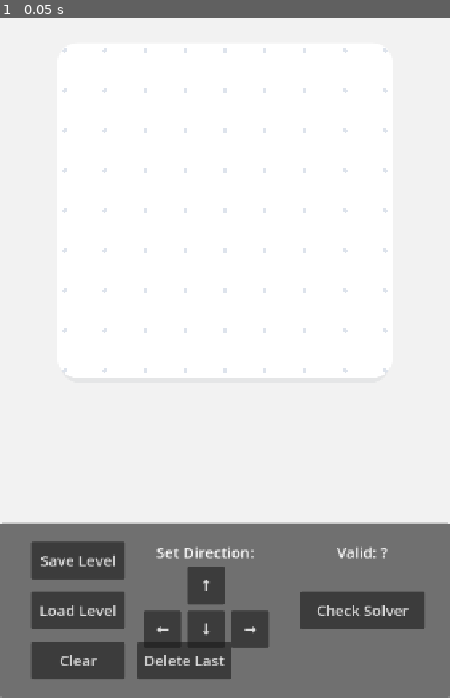
Above: before the commit, frame 1.
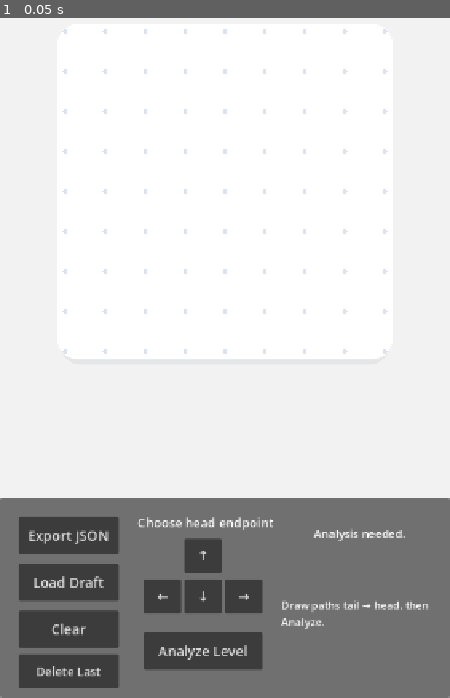
Above: after the commit, the same moment.

Repository: arvindgaikwad/Pathbreak
Game: Godot game, scene res://scenes/LevelEditor.tscn
The game is run twice, just before and just after one commit, with the same random seed, the same clock (stepped at 60 frames per second) and the same inputs. This scene is started directly instead of the project's main scene.
Inputs:
- Up to frame 1 (0.05 s): no input

The runs differ from the first frame. In frame 1, 13% of the frame differs, in the area x 0-100%, y 4-99%.
Error in both runs: Invalid call. Nonexistent function 'update_grid' in base 'Node2D (board_manager.gd)'. (res://scripts/LevelEditor.gd:22)

Commit message:
Expose level studio analysis in editor

Diff:
--- a/scenes/LevelEditor.tscn
+++ b/scenes/LevelEditor.tscn
@@ -14,111 +14,125 @@
 [node name="UI" type="CanvasLayer" parent="."]
 
 [node name="Sidebar" type="Panel" parent="UI"]
-offset_top = 1000.0
+offset_top = 960.0
 offset_right = 720.0
 offset_bottom = 1280.0
 
 [node name="SaveButton" type="Button" parent="UI/Sidebar"]
 layout_mode = 0
-offset_left = 50.0
+offset_left = 30.0
 offset_top = 30.0
-offset_right = 200.0
+offset_right = 190.0
 offset_bottom = 90.0
-theme_override_font_sizes/font_size = 24
-text = "Save Level"
+theme_override_font_sizes/font_size = 22
+text = "Export JSON"
 
 [node name="LoadButton" type="Button" parent="UI/Sidebar"]
 layout_mode = 0
-offset_left = 50.0
-offset_top = 110.0
-offset_right = 200.0
-offset_bottom = 170.0
-theme_override_font_sizes/font_size = 24
-text = "Load Level"
+offset_left = 30.0
+offset_top = 105.0
+offset_right = 190.0
+offset_bottom = 165.0
+theme_override_font_sizes/font_size = 22
+text = "Load Draft"
 
 [node name="ClearButton" type="Button" parent="UI/Sidebar"]
 layout_mode = 0
-offset_left = 50.0
-offset_top = 190.0
-offset_right = 200.0
-offset_bottom = 250.0
-theme_override_font_sizes/font_size = 24
+offset_left = 30.0
+offset_top = 180.0
+offset_right = 190.0
+offset_bottom = 240.0
+theme_override_font_sizes/font_size = 22
 text = "Clear"
 
 [node name="DeleteButton" type="Button" parent="UI/Sidebar"]
 layout_mode = 0
-offset_left = 220.0
-offset_top = 190.0
-offset_right = 370.0
-offset_bottom = 250.0
-theme_override_font_sizes/font_size = 24
+offset_left = 30.0
+offset_top = 250.0
+offset_right = 190.0
+offset_bottom = 305.0
+theme_override_font_sizes/font_size = 19
 text = "Delete Last"
 
 [node name="DirLabel" type="Label" parent="UI/Sidebar"]
 layout_mode = 0
-offset_left = 250.0
-offset_top = 30.0
-offset_right = 450.0
-offset_bottom = 70.0
-theme_override_font_sizes/font_size = 24
-text = "Set Direction:"
+offset_left = 220.0
+offset_top = 25.0
+offset_right = 430.0
+offset_bottom = 60.0
+theme_override_font_sizes/font_size = 20
+text = "Choose head endpoint"
+horizontal_alignment = 1
 
 [node name="BtnUP" type="Button" parent="UI/Sidebar"]
 layout_mode = 0
-offset_left = 300.0
-offset_top = 70.0
-offset_right = 360.0
-offset_bottom = 130.0
-theme_override_font_sizes/font_size = 24
+offset_left = 295.0
+offset_top = 65.0
+offset_right = 355.0
+offset_bottom = 120.0
+theme_override_font_sizes/font_size = 22
 text = "↑"
 
 [node name="BtnDOWN" type="Button" parent="UI/Sidebar"]
 layout_mode = 0
-offset_left = 300.0
-offset_top = 140.0
-offset_right = 360.0
-offset_bottom = 200.0
-theme_override_font_sizes/font_size = 24
+offset_left = 295.0
+offset_top = 130.0
+offset_right = 355.0
+offset_bottom = 185.0
+theme_override_font_sizes/font_size = 22
 text = "↓"
 
 [node name="BtnLEFT" type="Button" parent="UI/Sidebar"]
 layout_mode = 0
 offset_left = 230.0
-offset_top = 140.0
+offset_top = 130.0
 offset_right = 290.0
-offset_bottom = 200.0
-theme_override_font_sizes/font_size = 24
+offset_bottom = 185.0
+theme_override_font_sizes/font_size = 22
 text = "←"
 
 [node name="BtnRIGHT" type="Button" parent="UI/Sidebar"]
 layout_mode = 0
-offset_left = 370.0
-offset_top = 140.0
-offset_right = 430.0
-offset_bottom = 200.0
-theme_override_font_sizes/font_size = 24
+offset_left = 360.0
+offset_top = 130.0
+offset_right = 420.0
+offset_bottom = 185.0
+theme_override_font_sizes/font_size = 22
 text = "→"
+
+[node name="ValidateButton" type="Button" parent="UI/Sidebar"]
+layout_mode = 0
+offset_left = 230.0
+offset_top = 215.0
+offset_right = 420.0
+offset_bottom = 275.0
+theme_override_font_sizes/font_size = 22
+text = "Analyze Level"
 
 [node name="ValidateLabel" type="Label" parent="UI/Sidebar"]
 layout_mode = 0
-offset_left = 480.0
-offset_top = 30.0
-offset_right = 680.0
+offset_left = 450.0
+offset_top = 25.0
+offset_right = 700.0
 offset_bottom = 90.0
-theme_override_font_sizes/font_size = 24
-text = "Valid: ?"
+theme_override_font_sizes/font_size = 18
+text = "Analysis needed."
 horizontal_alignment = 1
+vertical_alignment = 1
+autowrap_mode = 2
 
-[node name="ValidateButton" type="Button" parent="UI/Sidebar"]
+[node name="MetricsLabel" type="Label" parent="UI/Sidebar"]
 layout_mode = 0
-offset_left = 480.0
-offset_top = 110.0
-offset_right = 680.0
-offset_bottom = 170.0
-theme_override_font_sizes/font_size = 24
-text = "Check Solver"
+offset_left = 450.0
+offset_top = 100.0
+offset_right = 700.0
+offset_bottom = 270.0
+theme_override_font_sizes/font_size = 17
+text = "Draw paths tail → head, then Analyze."
+vertical_alignment = 1
+autowrap_mode = 2
 
 [node name="BoardPivot" type="Node2D" parent="."]
-position = Vector2(360, 500)
+position = Vector2(360, 470)
 
 [node name="GridDots" type="Node2D" parent="BoardPivot"]
